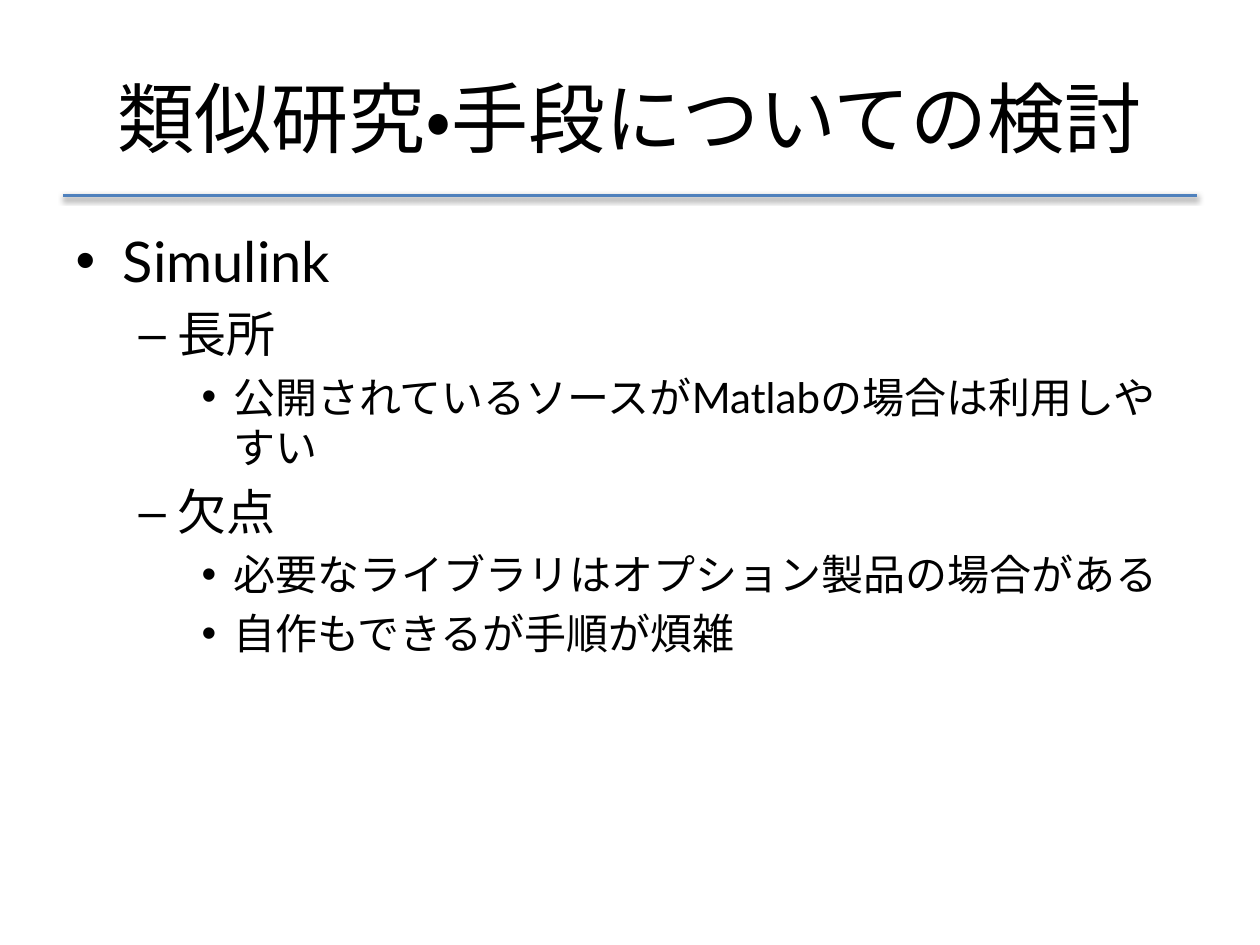
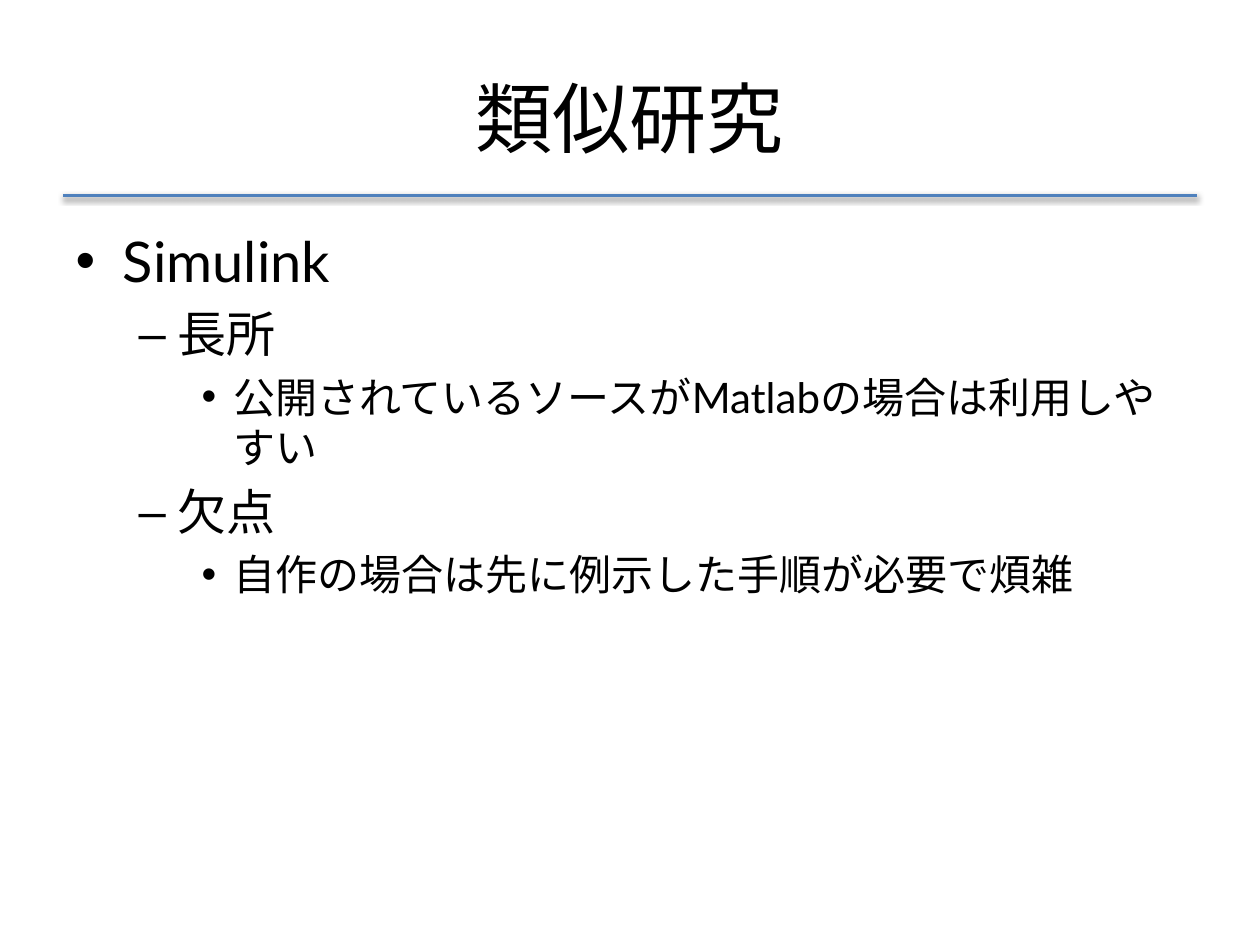
Before and after one commit to f-akazawa/akaz_uecdevelop, a slide deck: slide 14 of doc/中間発表資料.pptx. Drawn at 1260x945 pixels with LibreOffice and Linux fonts; fonts in the diff are those of the drawing. Boxes give left, top, right and bottom in pixels: in the first picture for what was removed or moved away, otherwise in the second. Text is boxed around its words. In the diff, an @@ line names an element or a change of style, - is before the commit and + after.

Commit message:
練習1回目に向けてスライド追加と修正

```diff
--- a/doc/中間発表資料.pptx
+++ b/doc/中間発表資料.pptx
@@ title at [476, 82, 784, 154]: text changed @@
-類似研究・手段についての検討
+類似研究
@@ text at [233, 554, 1073, 594]: text changed @@
-    • 必要なライブラリはオプション製品の場合がある
-    • 自作もできるが手順が煩雑
+    • 自作の場合は先に例示した手順が必要で煩雑
```
Also in this commit, not shown: 10 other slides changed, 3 slides added, 1 slide removed.
